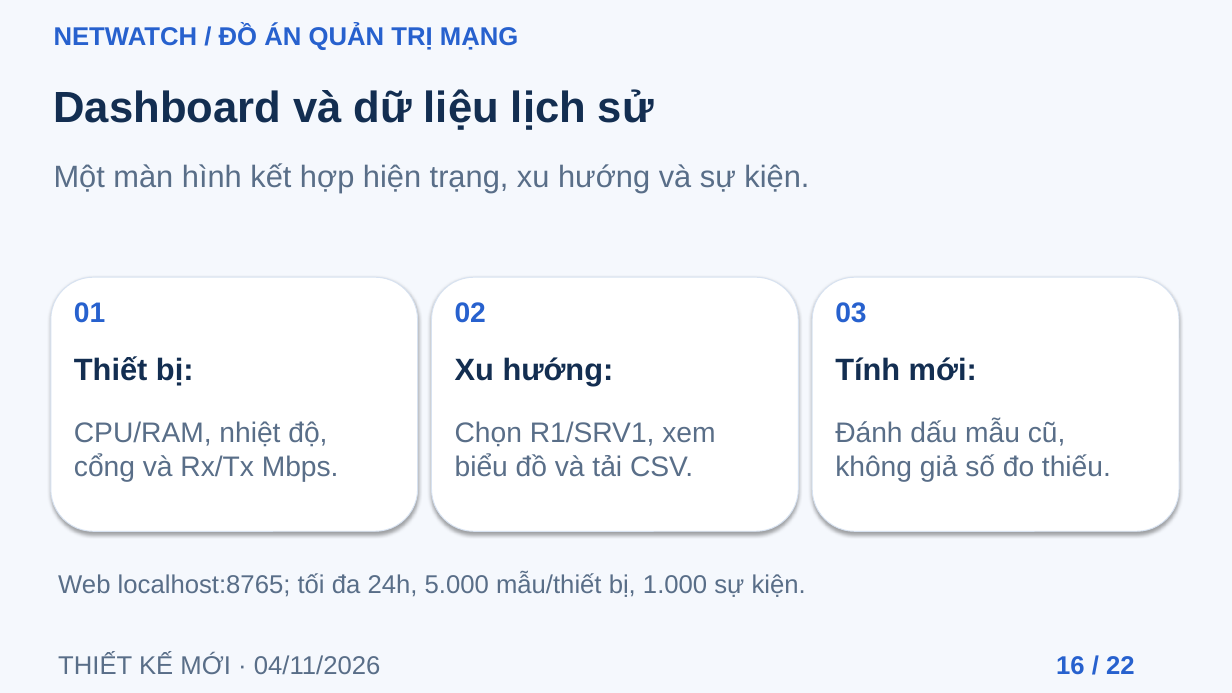
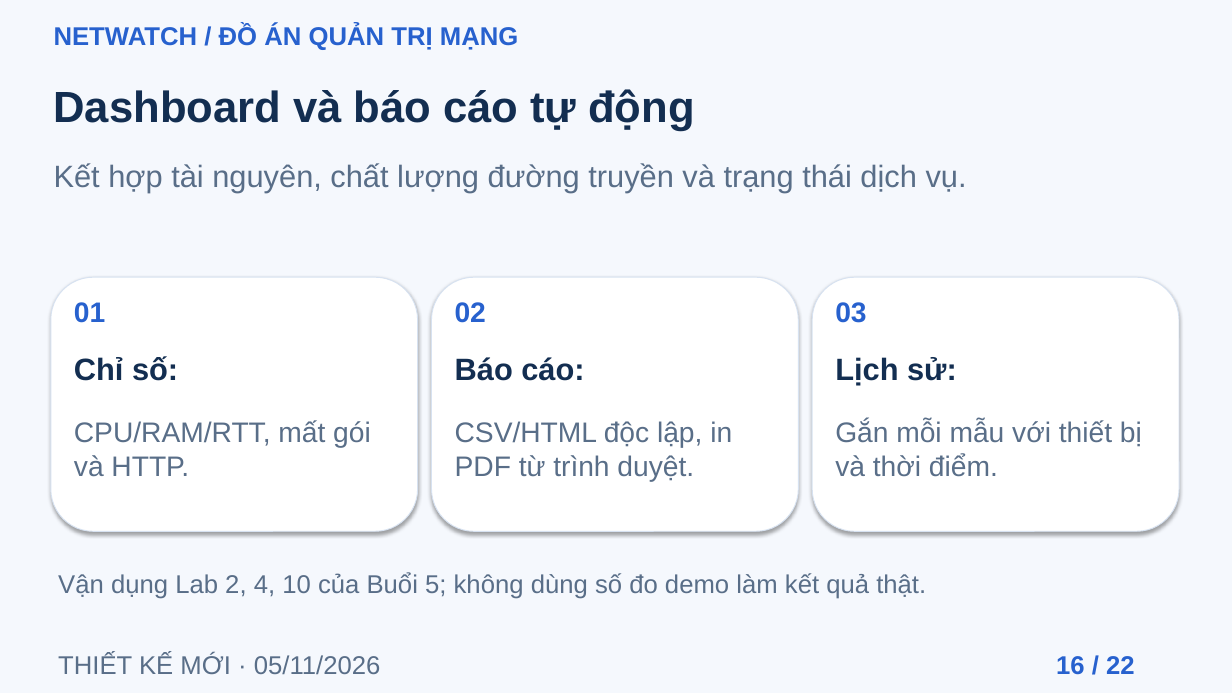
Before and after one commit to tunato2807-del/qtmnc, a slide deck: slide 16 of docs/presentation/NetWatch_22_slide.pptx. Drawn at 1232x693 pixels with LibreOffice and Linux fonts; fonts in the diff are those of the drawing. Boxes give left, top, right and bottom in pixels: in the first picture for what was removed or moved away, otherwise in the second. Text is boxed around its words. In the diff, an @@ line names an element or a change of style, - is before the commit and + after.

Commit message:
Add session 5 monitoring labs and ready-to-view GNS3 handoff
Adapt the uploaded practice sheet to the routed Ubuntu lab: add ICMP latency/loss, HTTP availability and slow-response alerts, optional per-interface CSV, bounded iperf3 tests and standalone HTML reports. Include a path-free GNS3 diagram, Windows/VS Code launchers and VMX auto-discovery for the executable lab. Update course traceability, reports and release bundle. Validate with 50 tests, local protocol checks and browser review; retain explicit Windows/VMware acceptance steps.

```diff
--- a/docs/presentation/NetWatch_22_slide.pptx
+++ b/docs/presentation/NetWatch_22_slide.pptx
@@ text at bbox=[54, 89, 694, 131]: text changed @@
-Dashboard và dữ liệu lịch sử
+Dashboard và báo cáo tự động
@@ text at bbox=[54, 163, 967, 193]: text changed @@
-Một màn hình kết hợp hiện trạng, xu hướng và sự kiện.
+Kết hợp tài nguyên, chất lượng đường truyền và trạng thái dịch vụ.
@@ text at bbox=[74, 356, 178, 381]: text changed @@
-Thiết bị:
+Chỉ số:
@@ text at bbox=[455, 357, 584, 381]: text changed @@
-Xu hướng:
+Báo cáo:
@@ text at bbox=[835, 357, 957, 385]: text changed @@
-Tính mới:
+Lịch sử:
@@ text at bbox=[74, 420, 371, 477]: text changed @@
-CPU/RAM, nhiệt độ, cổng và Rx/Tx Mbps.
+CPU/RAM/RTT, mất gói và HTTP.
@@ text at bbox=[455, 421, 732, 481]: text changed @@
-Chọn R1/SRV1, xem biểu đồ và tải CSV.
+CSV/HTML độc lập, in PDF từ trình duyệt.
@@ text at bbox=[835, 420, 1142, 477]: text changed @@
-Đánh dấu mẫu cũ, không giả số đo thiếu.
+Gắn mỗi mẫu với thiết bị và thời điểm.
@@ text at bbox=[58, 573, 926, 599]: text changed @@
-Web localhost:8765; tối đa 24h, 5.000 mẫu/thiết bị, 1.000 sự kiện.
+Vận dụng Lab 2, 4, 10 của Buổi 5; không dùng số đo demo làm kết quả thật.
@@ text at bbox=[58, 653, 381, 674]: text changed @@
-THIẾT KẾ MỚI · 04/11/2026
+THIẾT KẾ MỚI · 05/11/2026
```
Also in this commit, not shown: 21 other slides changed, 46 other files.
